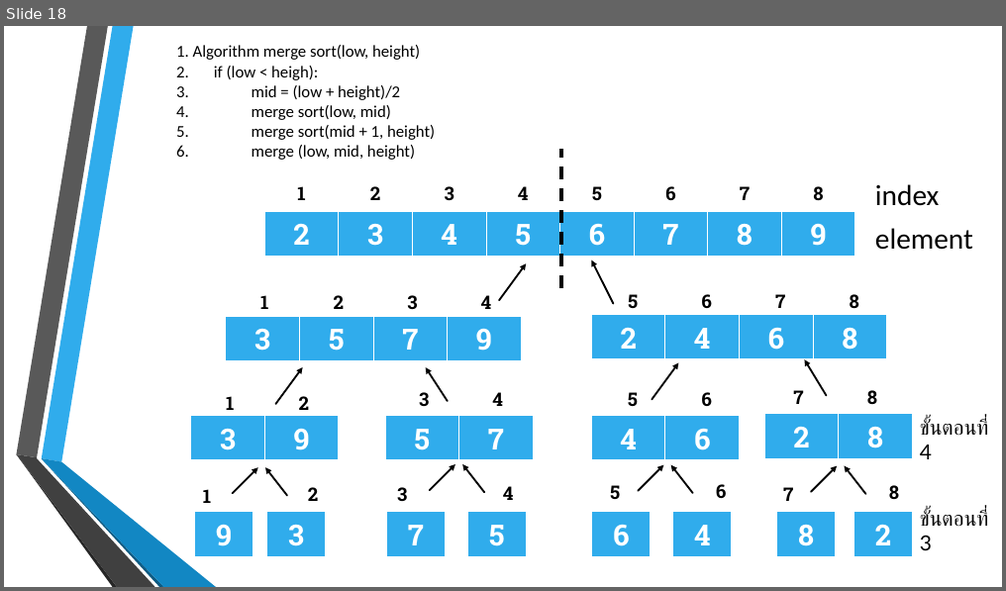
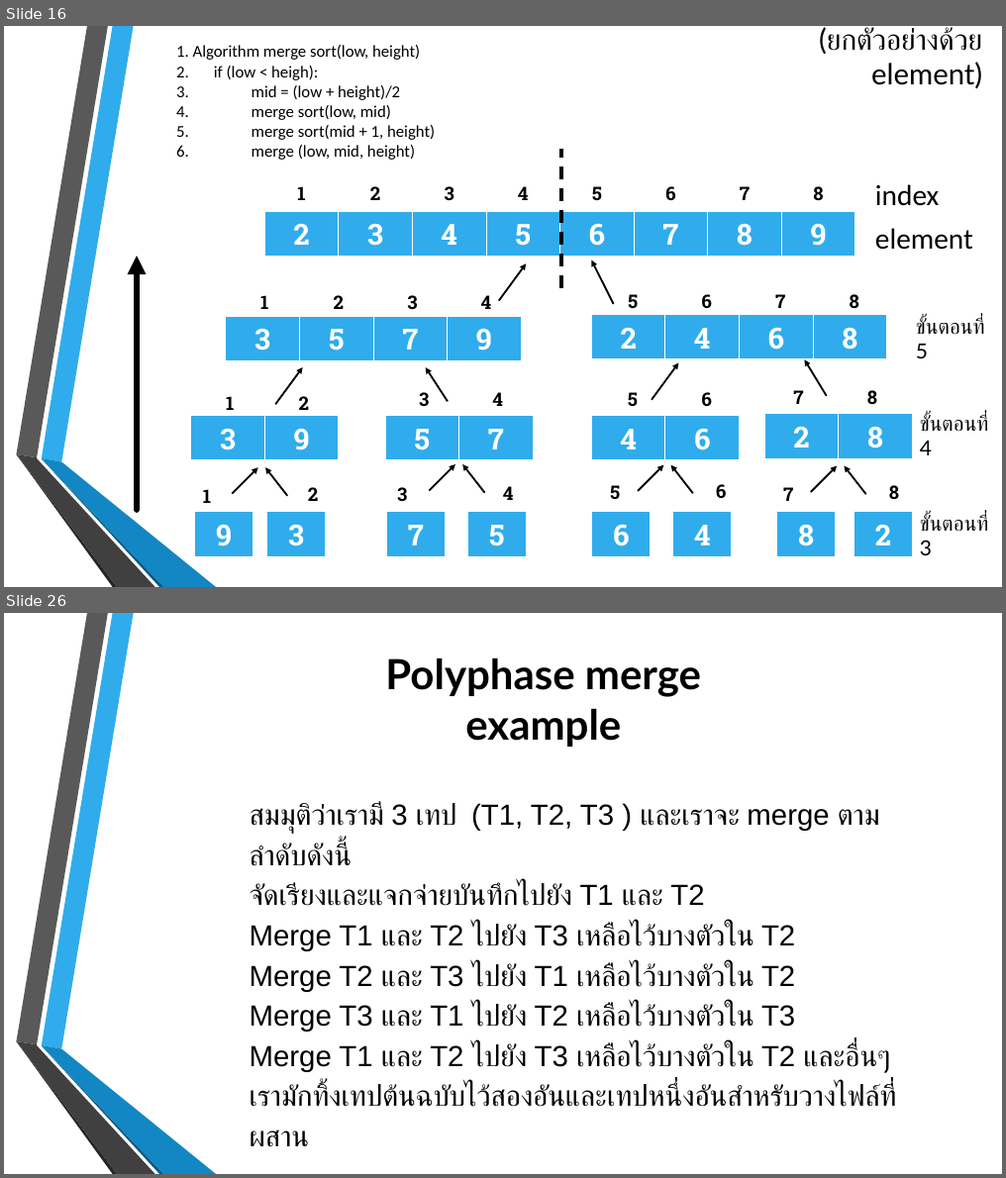
Before and after one commit to billowdev/report-external-sorted, a slide deck: external_merge.pptx. Shown one above the other, each under a label of ours: slide 18 before the commit, slides 16 and 26 after it; the slides between them are not shown. The pictures are 1006x591 and 1006x1178 pixels, drawn with LibreOffice and Linux fonts; fonts in the diff are those of the drawing; background and template pictures are left out. Boxes give left, top, right and bottom in pixels: in the first picture for what was removed or moved away, otherwise in the second. Text is boxed around its words. In the diff, an @@ line names an element or a change of style, - is before the commit and + after.

```diff
--- a/external_merge.pptx
+++ b/external_merge.pptx
@@ slide 26 added at [4, 613, 1002, 1174], background picture (left out); not listed: 6 template elements that a slide beside it also shows @@
@@ title added at [385, 658, 701, 747], 40 pt, text #000000, bold @@
+Polyphase merge example
@@ text added at [250, 802, 896, 1148], 28 pt, text #000000 @@
+สมมุติว่าเรามี 3 เทป (T1, T2, T3 ) และเราจะ merge ตามลำดับดังนี้
+จัดเรียงและแจกจ่ายบันทึกไปยัง T1 และ T2
+Merge T1 และ T2 ไปยัง T3 เหลือไว้บางตัวใน T2
+Merge T2 และ T3 ไปยัง T1 เหลือไว้บางตัวใน T2
+Merge T3 และ T1 ไปยัง T2 เหลือไว้บางตัวใน T3
+Merge T1 และ T2 ไปยัง T3 เหลือไว้บางตัวใน T2 และอื่นๆ
+เรามักทิ้งเทปต้นฉบับไว้สองอันและเทปหนึ่งอันสำหรับวางไฟล์ที่ผสาน
@@ what was slide 18 is now slide 16 @@
@@ slide 16 changed as well @@
@@ text added at [827, 27, 982, 88], 28 pt, text #000000 @@
+(ยกตัวอย่างด้วย element)
@@ arrow added from (137, 509) to (137, 256), #000000 6 pt @@
@@ text added at [916, 318, 984, 359], 20 pt, text #000000 @@
+ขั้นตอนที่ 5
@@ text "ขั้นตอนที่ 4": place and size @@
-text "ขั้นตอนที่ 4" at [920, 418, 988, 460]
+text "ขั้นตอนที่ 4" at [920, 414, 988, 456]
@@ text "ขั้นตอนที่ 3": place and size @@
-text "ขั้นตอนที่ 3" at [920, 510, 988, 551]
+text "ขั้นตอนที่ 3" at [920, 514, 988, 556]
```
Also in this commit, not shown: 8 other slides changed, 11 other slides added, 3 slides removed, 4 other files.
